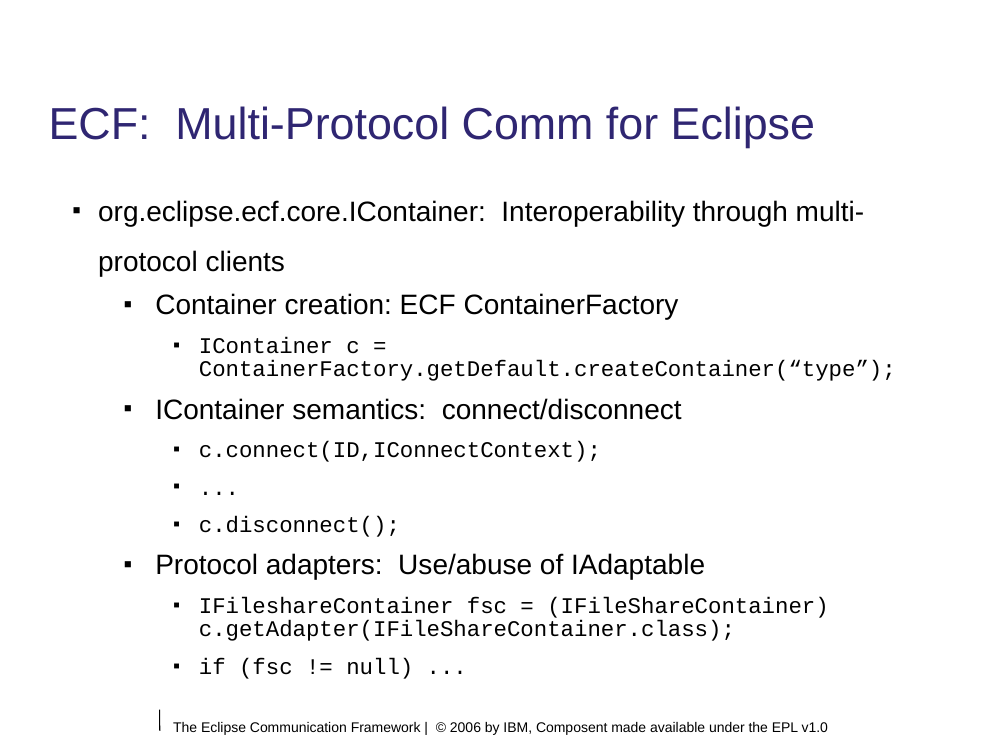
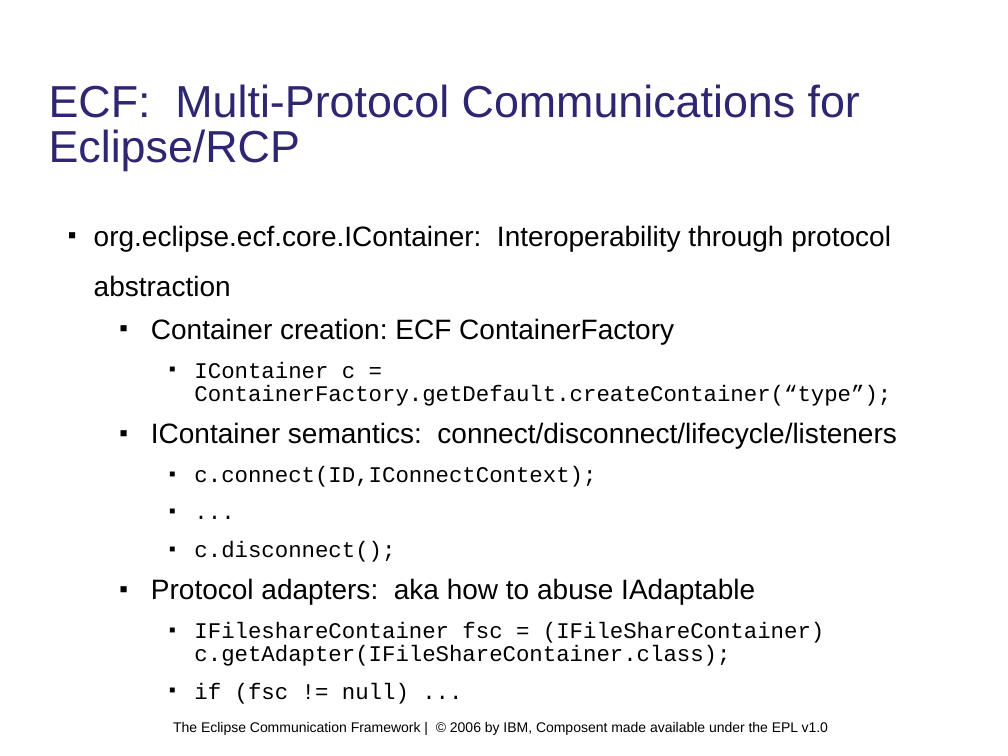
Before and after one commit to eclipse/ecf, a slide deck: slide 8 of doc/tutorials/EclipseCON 2006/module1.odp (slide 6 before the commit). Drawn at 1008x756 pixels with LibreOffice and Linux fonts; fonts in the diff are those of the drawing; background and template pictures are left out. Boxes give left, top, right and bottom in pixels: in the first picture for what was removed or moved away, otherwise in the second. Text is boxed around its words. In the diff, an @@ line names an element or a change of style, - is before the commit and + after.

```diff
--- a/doc/tutorials/EclipseCON 2006/module1.odp
+++ b/doc/tutorials/EclipseCON 2006/module1.odp
@@ title at (49, 84, 860, 171): text changed @@
-ECF: Multi-Protocol Comm for Eclipse
+ECF: Multi-Protocol Communications for Eclipse/RCP
@@ text "org.eclipse.ecf.core.IContainer: Interoperability through pr ...": place and size @@
-text "org.eclipse.ecf.core.IContainer: Interoperability through pr ..." at (98, 200, 896, 679)
+text "org.eclipse.ecf.core.IContainer: Interoperability through pr ..." at (94, 225, 896, 704)
@@ text at (94, 225, 891, 297): text changed @@
-■ org.eclipse.ecf.core.IContainer: Interoperability through multi-protocol clients
+■ org.eclipse.ecf.core.IContainer: Interoperability through protocol abstraction
@@ text at (151, 422, 896, 448): text changed @@
-  ■ IContainer semantics: connect/disconnect
+  ■ IContainer semantics: connect/disconnect/lifecycle/listeners
@@ text at (151, 578, 755, 604): text changed @@
-  ■ Protocol adapters: Use/abuse of IAdaptable
+  ■ Protocol adapters: aka how to abuse IAdaptable
@@ line removed from (159, 710) to (160, 731) @@
```
Also in this commit, not shown: 19 other slides changed, 3 slides added, 1 other file.
